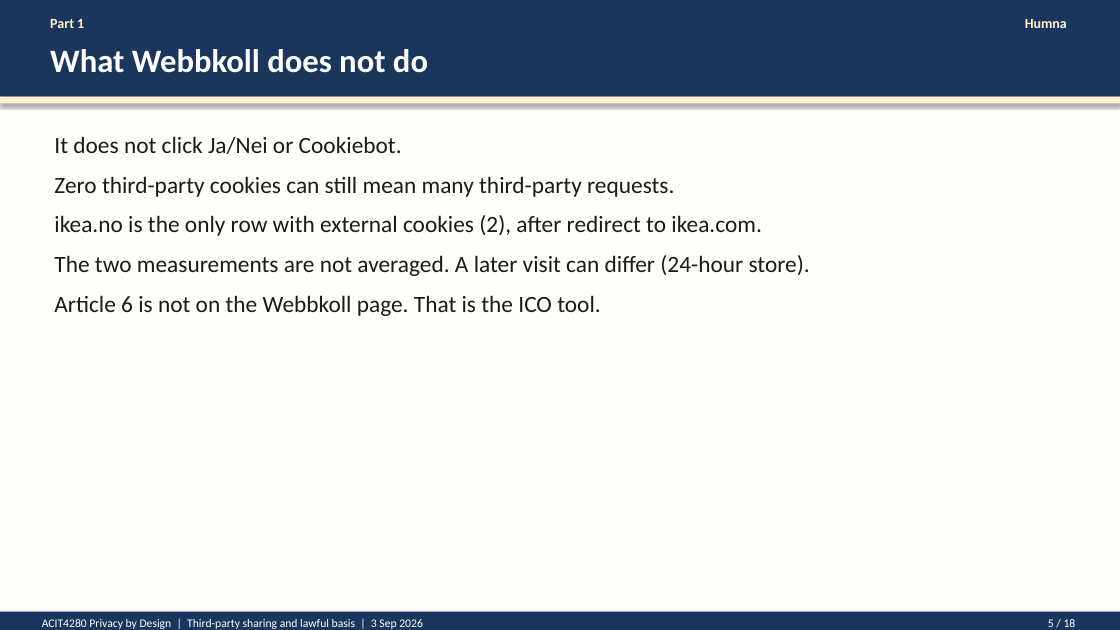
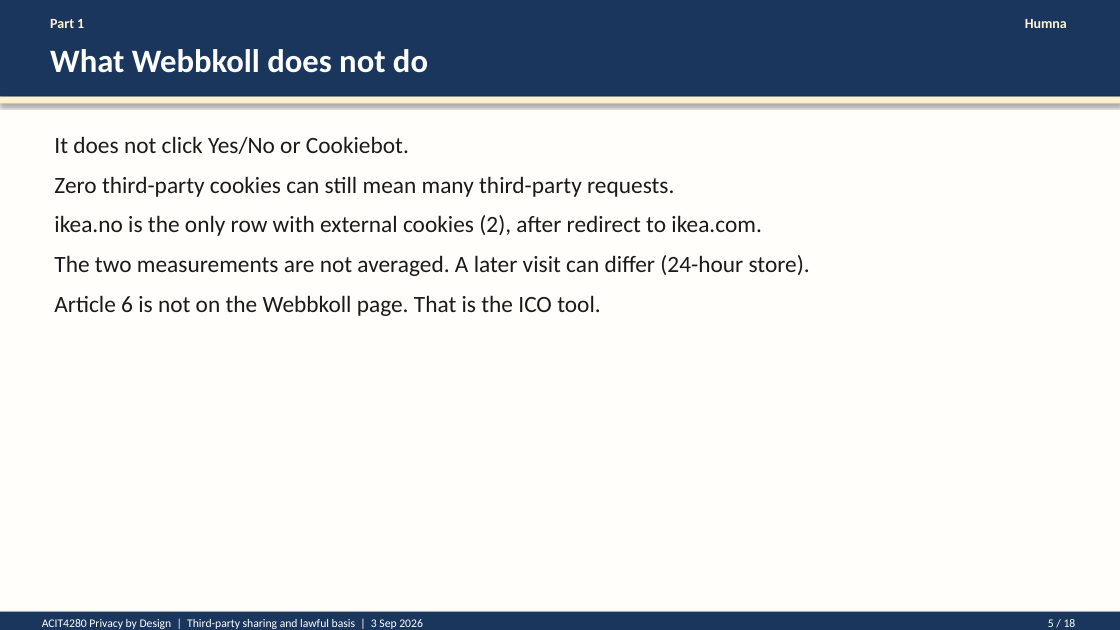
Before and after one commit to kasa031/Bacheloroppgave, a slide deck: slide 5 of ACIT4280_1A_presentation.pptx. Drawn at 1120x630 pixels with LibreOffice and Linux fonts; fonts in the diff are those of the drawing. Boxes give left, top, right and bottom in pixels: in the first picture for what was removed or moved away, otherwise in the second. Text is boxed around its words. In the diff, an @@ line names an element or a change of style, - is before the commit and + after.

```diff
--- a/ACIT4280_1A_presentation.pptx
+++ b/ACIT4280_1A_presentation.pptx
@@ text at [54,136,409,154]: text changed @@
-It does not click Ja/Nei or Cookiebot.
+It does not click Yes/No or Cookiebot.
```
Also in this commit, not shown: 3 other slides changed, 9 other files.
